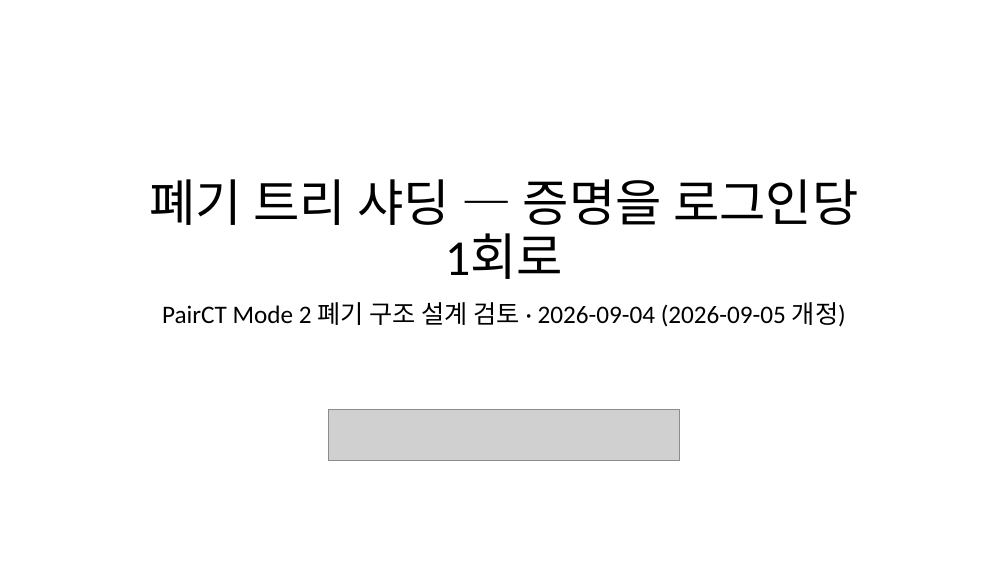
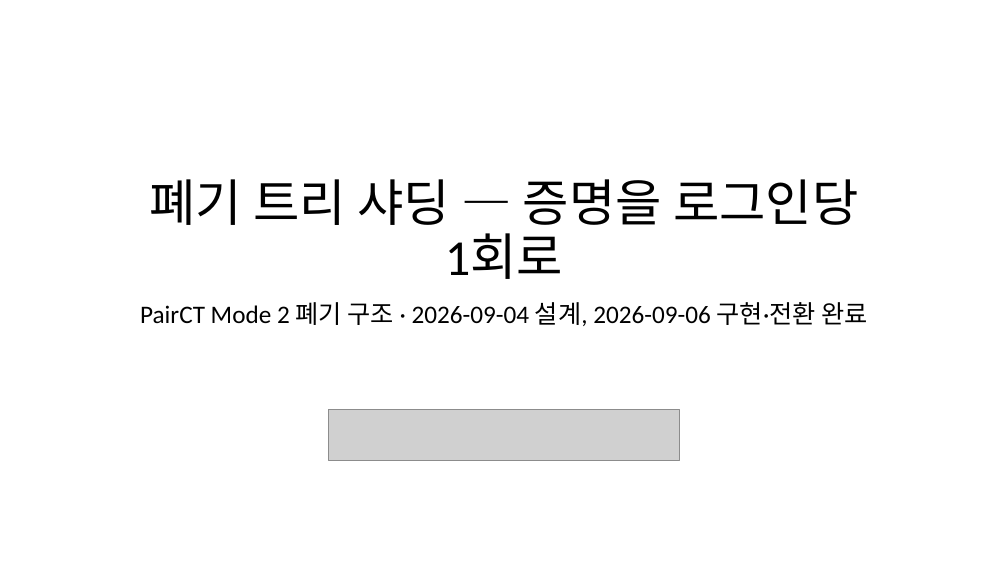
Before and after one commit to mhjung93/google-oidc-demo, a slide deck: slide 1 of documents/260904_revocation_sharding.pptx. Drawn at 1008x567 pixels with LibreOffice and Linux fonts; fonts in the diff are those of the drawing; grey boxes stand for pictures. Boxes give left, top, right and bottom in pixels: in the first picture for what was removed or moved away, otherwise in the second. Text is boxed around its words. In the diff, an @@ line names an element or a change of style, - is before the commit and + after.

```diff
--- a/documents/260904_revocation_sharding.pptx
+++ b/documents/260904_revocation_sharding.pptx
@@ subtitle at (140,302,867,326): text changed @@
-PairCT Mode 2 폐기 구조 설계 검토 · 2026-09-04 (2026-09-05 개정)
+PairCT Mode 2 폐기 구조 · 2026-09-04 설계, 2026-09-06 구현·전환 완료
```
Also in this commit, not shown: 4 other slides changed, 3 other files.
